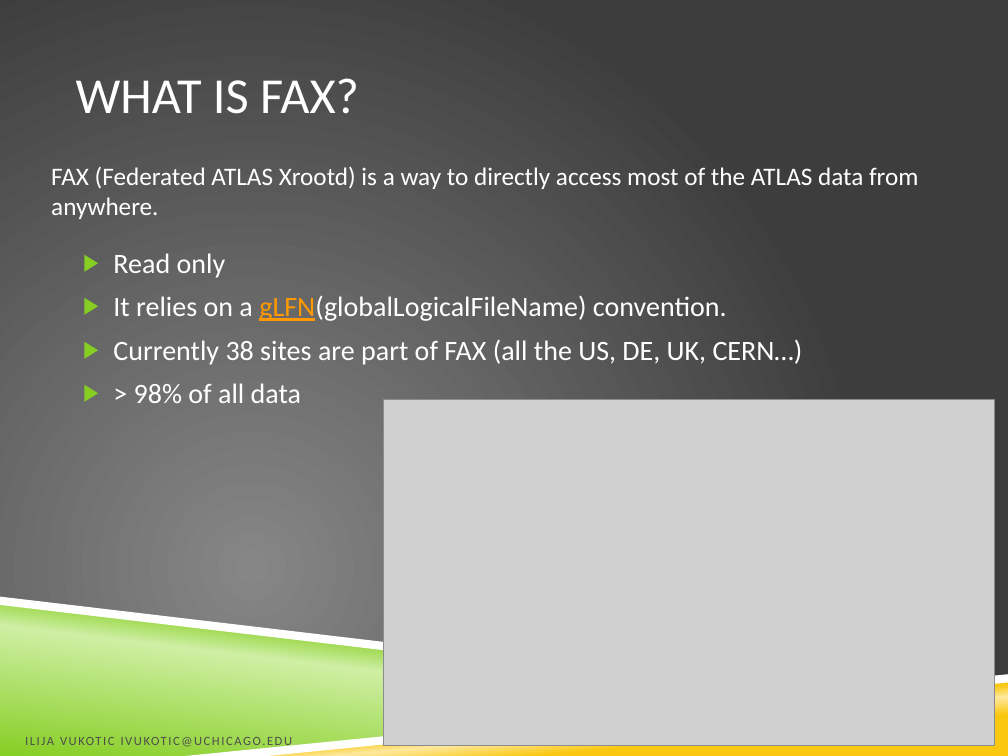
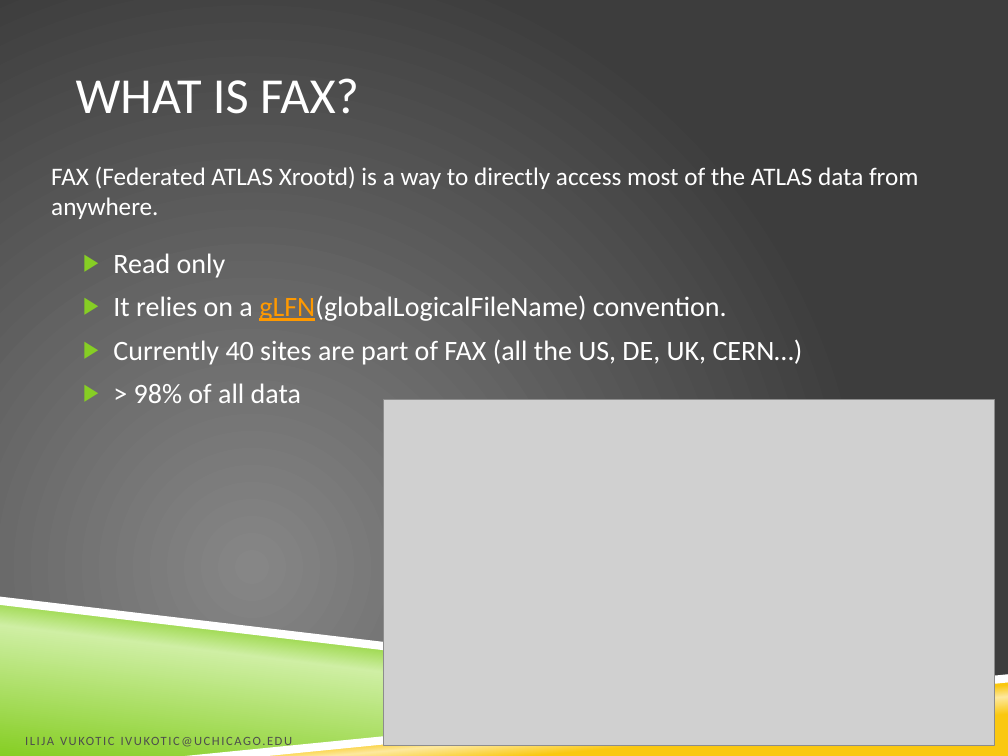
Before and after one commit to ivukotic/Tutorial, a slide deck: slide 3 of Tutorial.pptx. Drawn at 1008x756 pixels with LibreOffice and Linux fonts; fonts in the diff are those of the drawing; grey boxes stand for pictures; background and template pictures are left out. Boxes give left, top, right and bottom in pixels: in the first picture for what was removed or moved away, otherwise in the second. Text is boxed around its words. In the diff, an @@ line names an element or a change of style, - is before the commit and + after.

```diff
--- a/Tutorial.pptx
+++ b/Tutorial.pptx
@@ text at <box>113,339,803,365</box>: text changed @@
-▶ Currently 38 sites are part of FAX (all the US, DE, UK, CERN…)
+▶ Currently 40 sites are part of FAX (all the US, DE, UK, CERN…)
```
Also in this commit, not shown: 20 other slides changed, 3 slides added.
